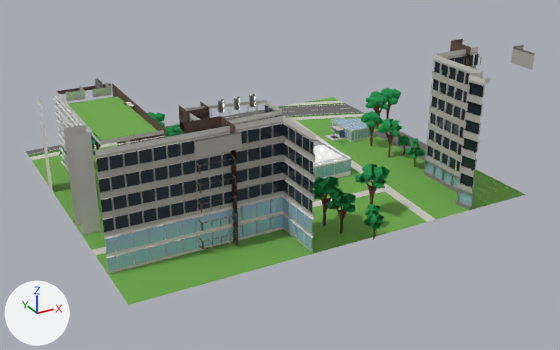
Renders of the FBX model unity/KatsushikaCampusDays/Assets/Models/Interiors/lab1.fbx from each side of a commit.
Both versions are drawn from a 50 mm lens placed at (-83.2, -146.1, 78.8), pointed at (1.2, 7.3, 2.1). The axes (+X, +Y, +Z) are drawn at lower left. The lights are the same throughout. The older version comes first. Where no turn or scale is listed for an object, it has been applied to the vertices.

The scene before the commit, as lines of its bpy script (objects in view):
```python
ob_ext_lab1 = bpy.data.objects.new('ext_lab1', me_ext_lab1)
ob_ext_lab1.location = (0.0, 0.0, 0.0)
ob_ext_lab1_trees = bpy.data.objects.new('ext_lab1_trees', me_ext_lab1_trees)
ob_ext_lab1_trees.location = (0.0, 0.0, 0.0)
ob_wall_lab1 = bpy.data.objects.new('wall_lab1', me_wall_lab1)
ob_wall_lab1.location = (0.0, 0.0, 0.0)
```
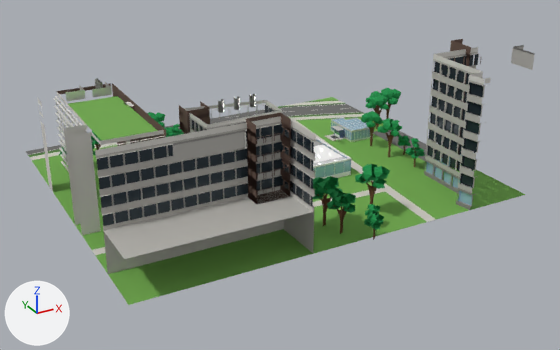
The edits, one by one:
me_ext_lab1 is used by ob_ext_lab1; location (0.0, 0.0, 0.0).
me_ext_lab1 had 5663 vertices, 2773 faces and spanned x -49.3..49.3, y -27.0..58.9, z 0.0..34.9.
me_ext_lab1 now has 5189 vertices, 2553 faces and spans x -49.3..49.3, y -27.0..58.9, z 0.0..34.9.
me_ext_lab1 part 1: the loose piece of 4 vertices spanning x -10.3, y -27.0..-14.9, z 25.0..26.1 is moved by (0.1, 0.0, 0.0).
me_ext_lab1 part 2: the loose piece of 9 vertices spanning x -34.7..-25.7, y -27.0..-26.7, z 26.1..29.4 is scaled about its middle by (1.56, 2.15, 1), then moved by (-1.6, 0.2, 0.0).
me_ext_lab1 part 3: 44 loose pieces with 666 vertices, spanning x -34.4..-22.1, y -27.0..-10.3, z 0.0..29.4, are deleted.
me_ext_lab1 part 4: 169 vertices moved from x -49.3..-9.9, y -27.0..27.3, z 9.4..26.1 to x -49.3..-9.8, y -27.0..27.3, z 10.7..26.1; 716 vertices removed from x -49.3..-9.9, y -27.0..-14.5, z 0.9..24.5; 908 vertices added at x -49.3..-9.8, y -27.0..-14.2, z 9.6..29.4.
Other edits to the shape of me_ext_lab1 do not show in these pictures.

Pixel boxes (x1, y1, x2, y2) of what changed, in the pictures (560 x 350 px; the box of a moved part takes in the faces that stretch with it):
part 1 of me_ext_lab1, moved or reshaped: before (283, 117, 314, 140); after (291, 121, 314, 140)
part 2 of me_ext_lab1, moved or reshaped: before (195, 132, 242, 158); after (173, 130, 246, 161)
part 3 of me_ext_lab1, deleted: before (184, 116, 238, 249)
part 4 of me_ext_lab1, moved or reshaped: (68, 96, 315, 274) in both
